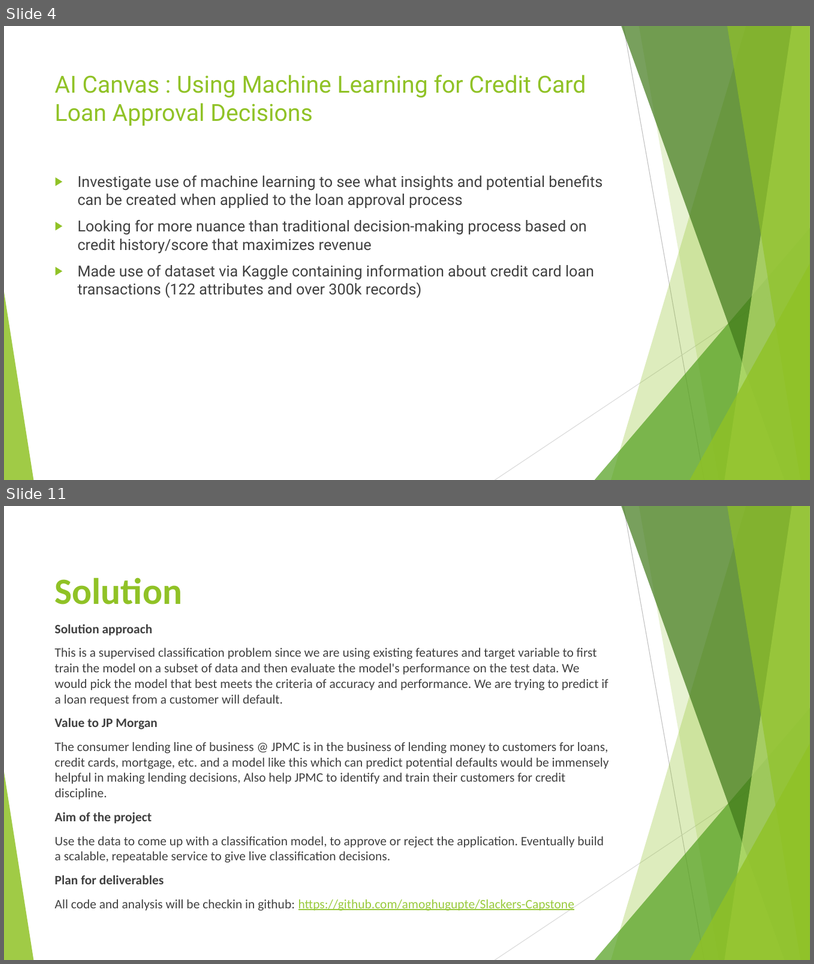
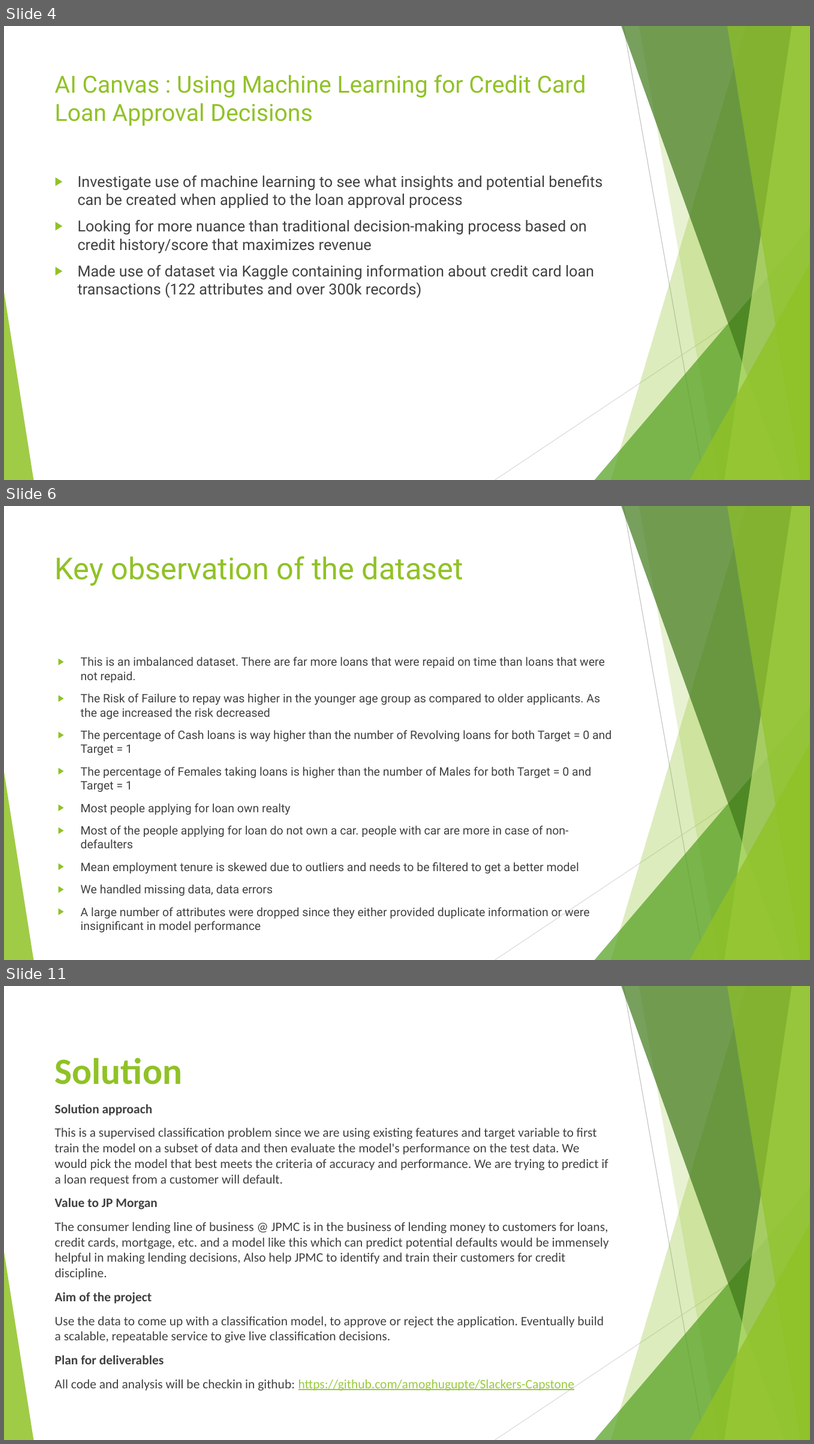
Before and after one commit to amoghugupte/Slackers-Capstone, a slide deck: Credit Default detector_v3.pptx. Shown one above the other, each under a label of ours: slides 4 and 11 before the commit, slides 4, 6 and 11 after it; the slides between them are not shown. The pictures are 814x964 and 814x1444 pixels, drawn with LibreOffice and Linux fonts; fonts in the diff are those of the drawing. Boxes give left, top, right and bottom in pixels: in the first picture for what was removed or moved away, otherwise in the second. Text is boxed around its words. In the diff, an @@ line names an element or a change of style, - is before the commit and + after.

```diff
--- a/Credit Default detector_v3.pptx
+++ b/Credit Default detector_v3.pptx
@@ slide 6 added at [4,506,810,960], background #FFFFFF; not listed: 10 template elements that a slide beside it also shows @@
@@ title added at [55,556,464,586], 36 pt, text #90C226 @@
+Key observation of the dataset
@@ text added at [81,657,612,932], 13.9 pt, text #404040 @@
+▶ This is an imbalanced dataset. There are far more loans that were repaid on time than loans that were not repaid.
+▶ The Risk of Failure to repay was higher in the younger age group as compared to older applicants. As the age increased the risk decreased
+▶ The percentage of Cash loans is way higher than the number of Revolving loans for both Target = 0 and Target = 1
+▶ The percentage of Females taking loans is higher than the number of Males for both Target = 0 and Target = 1
+▶ Most people applying for loan own realty
+▶ Most of the people applying for loan do not own a car. people with car are more in case of non-defaulters
+▶ Mean employment tenure is skewed due to outliers and needs to be filtered to get a better model
+▶ We handled missing data, data errors
+▶ A large number of attributes were dropped since they either provided duplicate information or were insignificant in model performance
```
Also in this commit, not shown: 6 slides changed, 1 slide removed, 4 other files.
